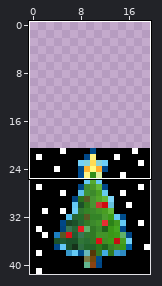
Pixel-art sprite: src/test/resources/images/christmas-scenes/03_glitter/frame_003.png. The picture above shows the old version from afar; the outline marks the close-up.
Close-up. Before the edit:
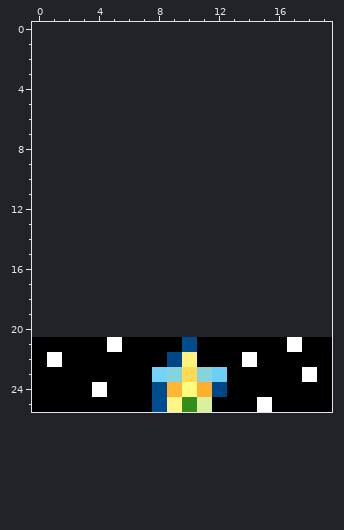
The file is 20x21 pixels. Colours within 5 levels of each other are drawn and written as one. Shown: x 0..19, y 0..25. The old version is drawn lined up with the new one, on the new canvas.
Once edited:
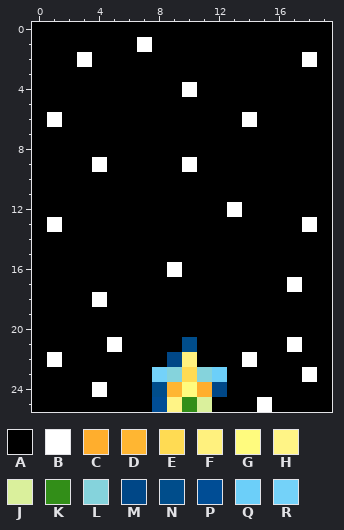
Palette (. is transparent): A #000000  B #ffffff  C #ffae2d  D #ffb632  E #ffdb53  F #fff17e  G #fffb7e  H #fff486  J #daf09c  K #328e18  L #85d3dc  M #004787  N #004d8b  P #004d95  Q #6ccff9  R #74d2f9
From old to new:
canvas 20x21 -> 20x42, the old top-left corner now at 0,21
y 0: x 0..19 .................... -> AAAAAAAAAAAAAAAAAAAA
y 1: x 0..19 .................... -> AAAAAAABAAAAAAAAAAAA
y 2: x 0..19 .................... -> AAABAAAAAAAAAAAAAABA
y 3: x 0..19 .................... -> AAAAAAAAAAAAAAAAAAAA
y 4: x 0..19 .................... -> AAAAAAAAAABAAAAAAAAA
y 5: x 0..19 .................... -> AAAAAAAAAAAAAAAAAAAA
y 6: x 0..19 .................... -> ABAAAAAAAAAAAABAAAAA
y 7..8: x 0..19 .................... -> AAAAAAAAAAAAAAAAAAAA
y 9: x 0..19 .................... -> AAAABAAAAABAAAAAAAAA
y 10..11: x 0..19 .................... -> AAAAAAAAAAAAAAAAAAAA
y 12: x 0..19 .................... -> AAAAAAAAAAAAABAAAAAA
y 13: x 0..19 .................... -> ABAAAAAAAAAAAAAAAABA
y 14..15: x 0..19 .................... -> AAAAAAAAAAAAAAAAAAAA
y 16: x 0..19 .................... -> AAAAAAAAABAAAAAAAAAA
y 17: x 0..19 .................... -> AAAAAAAAAAAAAAAAABAA
y 18: x 0..19 .................... -> AAAABAAAAAAAAAAAAAAA
y 19..20: x 0..19 .................... -> AAAAAAAAAAAAAAAAAAAA
Where, in picture pixels (left, top, right, bottom), the same in both close-ups:
added: (32, 22, 332, 337)
